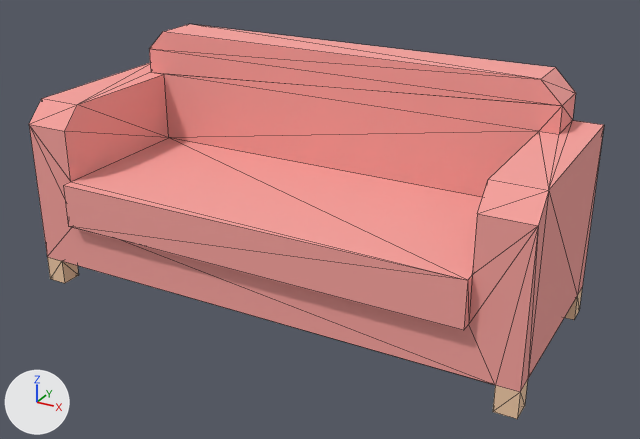
Two versions of the glTF model assets/props/furniture/loungeSofa.glb, one commit apart.
Camera for both pictures: a 50 mm camera at (1.262, -1.13, 0.84) aimed at (0.53, 0.2, 0.176). Every picture has the same lights, and +X, +Y and +Z are marked at lower left. The picture after the commit comes second. Mesh edges are drawn as thin lines. Vertices at exactly the same position are counted once.

Objects in the first picture: 'loungeSofa(Clone)'.
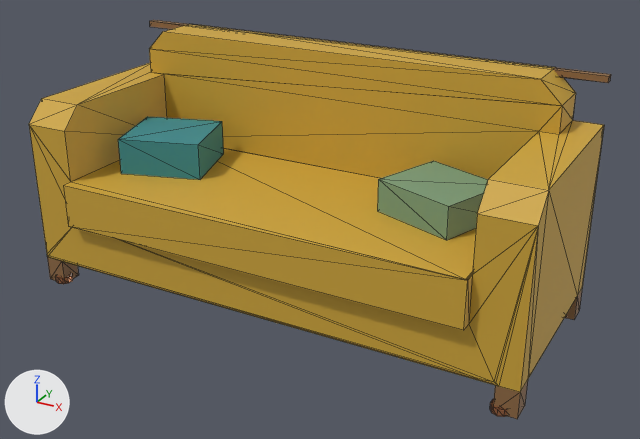
Changed parts and their boxes [x1, y1, x2, y2] in the pictures (640 x 439 px):
'loungeSofa(Clone)', reshaped: before [29, 24, 604, 419]; after [29, 20, 611, 419]
part 1 of me_mesh_loungesofa, added: after [150, 20, 611, 83]
part 2 of me_mesh_loungesofa, added: after [56, 273, 73, 284]
part 3 of me_mesh_loungesofa, added: after [490, 399, 507, 417]
part 4 of me_mesh_loungesofa, built on: before [29, 125, 538, 392]; after [29, 117, 538, 392]
part 5 of me_mesh_loungesofa, recoloured (pink to yellow): [29, 24, 604, 392] in both
part 6 of me_mesh_loungesofa, recoloured: [47, 257, 582, 419] in both

What changed in the scene script:
```text
Add mat_copper_004:
    mat_copper_004 = principled_material('copper.004')
    mat_copper_004.base_color = (0.55, 0.22, 0.1)  # orange #c48159
    mat_copper_004.metallic = 0.7
    mat_copper_004.roughness = 0.35
Add mat_oakdark_004:
    mat_oakdark_004 = principled_material('oakDark.004')
    mat_oakdark_004.base_color = (0.27, 0.14, 0.055)  # brown #8e6942
    mat_oakdark_004.roughness = 0.6
Add mat_teal_004:
    mat_teal_004 = principled_material('teal.004')
    mat_teal_004.base_color = (0.04, 0.26, 0.28)  # cyan #388b90
    mat_teal_004.roughness = 0.7
Add mat_mustard_004:
    mat_mustard_004 = principled_material('mustard.004')
    mat_mustard_004.base_color = (0.62, 0.38, 0.04)  # yellow #cea638
    mat_mustard_004.roughness = 0.6
Add mat_sage_004:
    mat_sage_004 = principled_material('sage.004')
    mat_sage_004.base_color = (0.2, 0.34, 0.2)  # greyish green #7c9e7c
    mat_sage_004.roughness = 0.6
Change me_mesh_loungesofa:
    used by ob_loungesofa_clone; location = (0.0, 0.0, 0.0)
    remove me_mesh_loungesofa.from_pydata(...)  # 66 vertices, 128 faces; spans x 0.0..0.98, y 0.0..0.41, z 0.0..0.46
    add me_mesh_loungesofa.from_pydata(...)  # 211 vertices, 358 faces; spans x 0.0..0.98, y 0.0..0.41, z 0.0..0.46
    me_mesh_loungesofa part 1: a new loose piece, a box spanning x 0.0..0.98, y 0.395..0.41, z 0.448..0.46, in mat_oakdark_004 (brown #8e6942)
    me_mesh_loungesofa part 2: a new loose piece, a 10-sided cylinder along z spanning x 0.014..0.046, y 0.013..0.047, z 0.0..0.012, in mat_copper_004 (orange #c48159)
    me_mesh_loungesofa part 3: a new loose piece, a 10-sided cylinder along z spanning x 0.934..0.966, y 0.013..0.047, z 0.0..0.012, in mat_copper_004 (orange #c48159)
    me_mesh_loungesofa part 4
    26 faces are deleted
    57 vertices are added at x 0.0..0.98, y 0.0..0.41, z 0.05..0.376
    76 new faces join them, mat_mustard_004 (yellow #cea638)
    12 new faces join them, mat_teal_004 (cyan #388b90)
    12 new faces join them, mat_sage_004 (greyish green #7c9e7c)
    me_mesh_loungesofa part 5: 62 faces spanning x 0.0..0.98, y 0.0..0.41, z 0.05..0.46 switch from mat_carpet (pink #f9a39e) to mat_mustard_004 (yellow #cea638)
    me_mesh_loungesofa part 6: 40 faces spanning x 0.0..0.98, y 0.02..0.41, z 0.0..0.05 switch from mat_wood (beige #f3cca8) to mat_oakdark_004 (brown #8e6942)
    other edits to the shape of me_mesh_loungesofa do not show in these pictures
    add me_mesh_loungesofa.materials.append(mat_copper_004)  # orange #c48159
    add me_mesh_loungesofa.materials.append(mat_teal_004)  # cyan #388b90
    add me_mesh_loungesofa.materials.append(mat_sage_004)  # greyish green #7c9e7c
```
